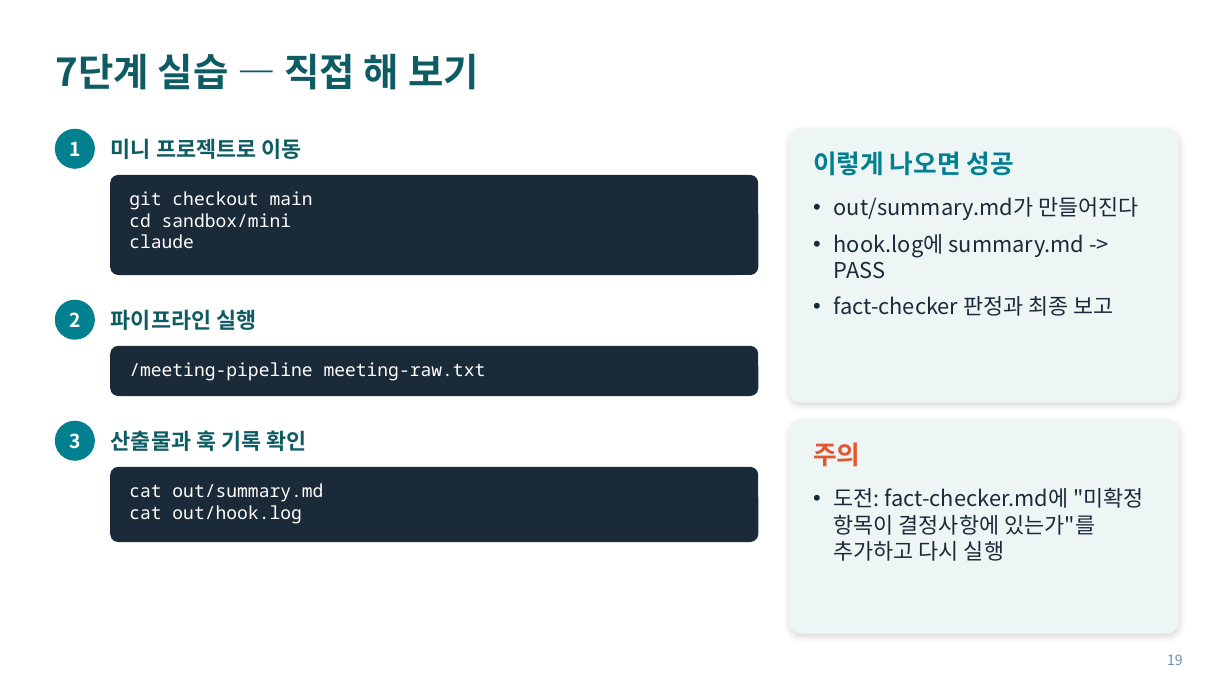
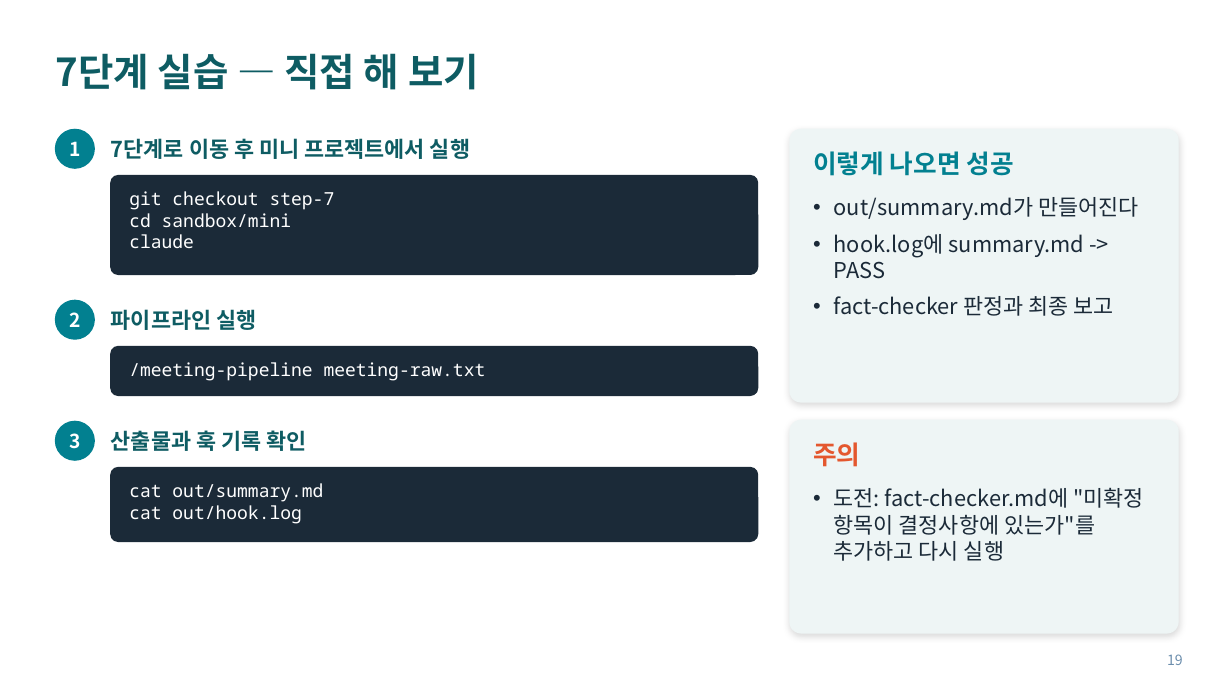
Before and after one commit to six3858/agent-lab, a slide deck: slide 19 of docs/agent-lab-slides.pptx. Drawn at 1232x693 pixels with LibreOffice and Linux fonts; fonts in the diff are those of the drawing. Boxes give left, top, right and bottom in pixels: in the first picture for what was removed or moved away, otherwise in the second. Text is boxed around its words. In the diff, an @@ line names an element or a change of style, - is before the commit and + after.

```diff
--- a/docs/agent-lab-slides.pptx
+++ b/docs/agent-lab-slides.pptx
@@ text at (111, 138, 470, 159): text changed @@
-미니 프로젝트로 이동
+7단계로 이동 후 미니 프로젝트에서 실행
@@ text at (129, 191, 335, 210): text changed @@
-git checkout main
+git checkout step-7
```
Also in this commit, not shown: 1 other slide changed, 1 other file.
